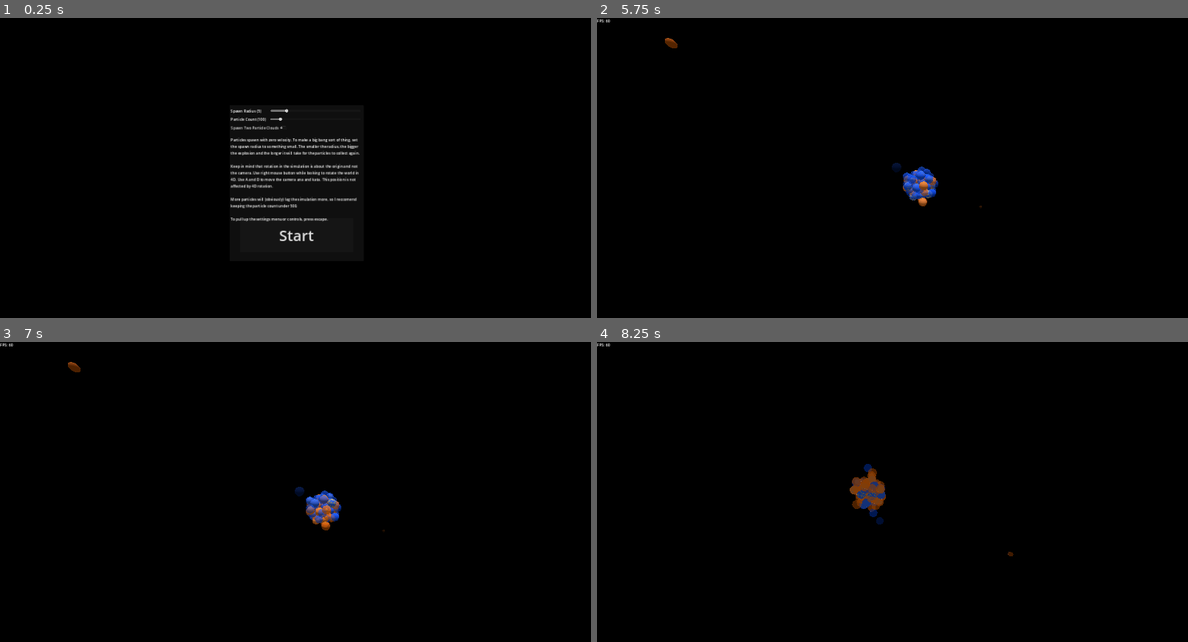
Above: before the commit, frames 1-4 (two rows, left to right).
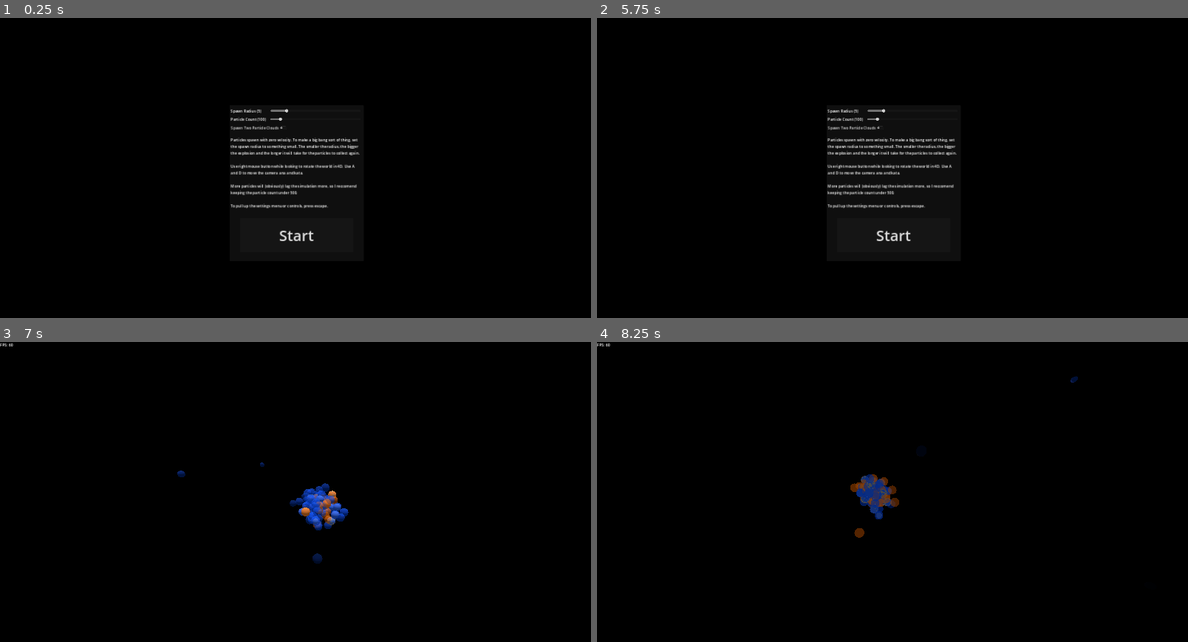
Above: after the commit, the same moments.

Repository: Z53-INCOMING/4D-Gravity-Simulator
Game: Godot game, scene res://world.tscn
Two runs of this game, one before a commit and one after it. Both use one fixed random seed, a clock stepped at 60 frames per second and the inputs below.
Inputs (mouse positions are in pixels of both pictures, inside the frame that each line leads up to):
- Up to frame 1 (0.25 s): no input
- Up to frame 2 (5.75 s): click "Start" at 0.5 s; move the mouse to (1022, 168) at 1.27 s; hold D (ana) 1.28-2.03 s; tap A (kata) at 1.55, 2.1, 3.05, 4.55, 5.1 s; move the mouse to (774, 201) at 2.02 s; tap D (ana) at 2.3, 3.6, 5.3 s; move the mouse to (951, 111) at 2.77 s; hold Right mouse button (4d look) 2.78-3.53 s; move the mouse to (862, 252) at 3.52 s; move the mouse to (1069, 234) at 4.27 s; hold Ctrl (control) 4.28-5.03 s; tap Space (pause) at 4.9 s; move the mouse to (715, 135) at 5.02 s; tap R (reset) at 5.65 s
- Up to frame 3 (7 s): click (295, 558) at 5.75 s, where only the run after the commit has a clickable "Start"; move the mouse to (325, 507) at 6.52 s; hold Middle mouse button (pan) from 6.53 s (still down); tap A (kata) at 6.8 s
- Up to frame 4 (8.25 s): move the mouse to (803, 426) at 7.27 s; release Middle mouse button (pan) at 7.28 s; tap Shift (shift) at 7.35 s; tap D (ana) at 7.55 s; move the mouse to (1022, 492) at 8.02 s; hold A (kata) from 8.03 s (still down); tap Mouse wheel up (zoom_in) at 8.1 s

The runs differ from the first frame. In frame 1, 1.2% of the frame differs, in the area x 39-61%, y 48-68%; in frame 2, 2.3%, in the area x 0-66%, y 0-75%; in frame 3, 1.0%; in frame 4, 0.8%.

Commit message:
Restart system

Diff:
--- a/Globals.gd
+++ b/Globals.gd
@@ -32,3 +32,6 @@
 	# movement
 	for p in physics_objects:
 		p.update_position(delta)
+
+func clear():
+	physics_objects = []
--- a/advanced_3d_camera.gd
+++ b/advanced_3d_camera.gd
@@ -86,6 +86,8 @@
 
 		if resetting_allowed:
 			if Input.is_action_just_pressed("reset"):
+				get_tree().paused = false
+				Globals.clear()
 				get_tree().reload_current_scene()
 
 		if Input.is_action_pressed("kata"):
--- a/world.tscn
+++ b/world.tscn
@@ -19,6 +19,7 @@
 zoom = 20.0
 movement_allowed = true
 pausing_allowed = true
+resetting_allowed = true
 zoom_far_limit = 400.0
 
 [node name="WorldEnvironment" type="WorldEnvironment" parent="."]
@@ -94,7 +95,7 @@
 offset_bottom = 472.0
 text = "Particles spawn with zero velocity. To make a big bang sort of thing, set the spawn radius to something small. The smaller the radius, the bigger the explosion and the longer it will take for the particles to collect again.
 
-Keep in mind that rotation in the simulation is about the origin and not the camera. Use right mouse button while looking to rotate the world in 4D. Use A and D to move the camera ana and kata. This position is not affected by 4D rotation.
+Use right mouse button while looking to rotate the world in 4D. Use A and D to move the camera ana and kata.
 
 More particles will (obviously) lag the simulation more, so I reccomend keeping the particle count under 500.
 
@@ -164,7 +165,7 @@
 RMB + Move Mouse: Rotate World 4D
 A + D: Strafe Camera Ana & Kata
 Scroll Wheel: Zoom
-Space: Pause
+Space: Pause || R: Restart
 Control: Slows Panning/Orbitting
 Shift: Turns Camera Orbitting Into Panning"
 horizontal_alignment = 1
